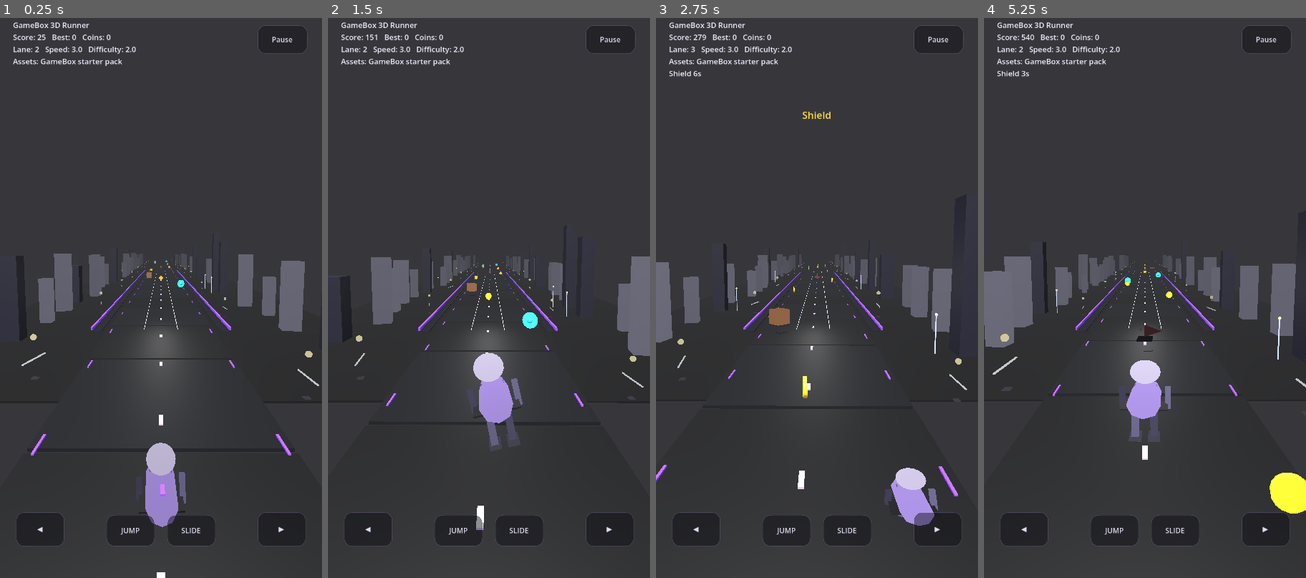
Above: before the commit, frames 1-4 (left to right).
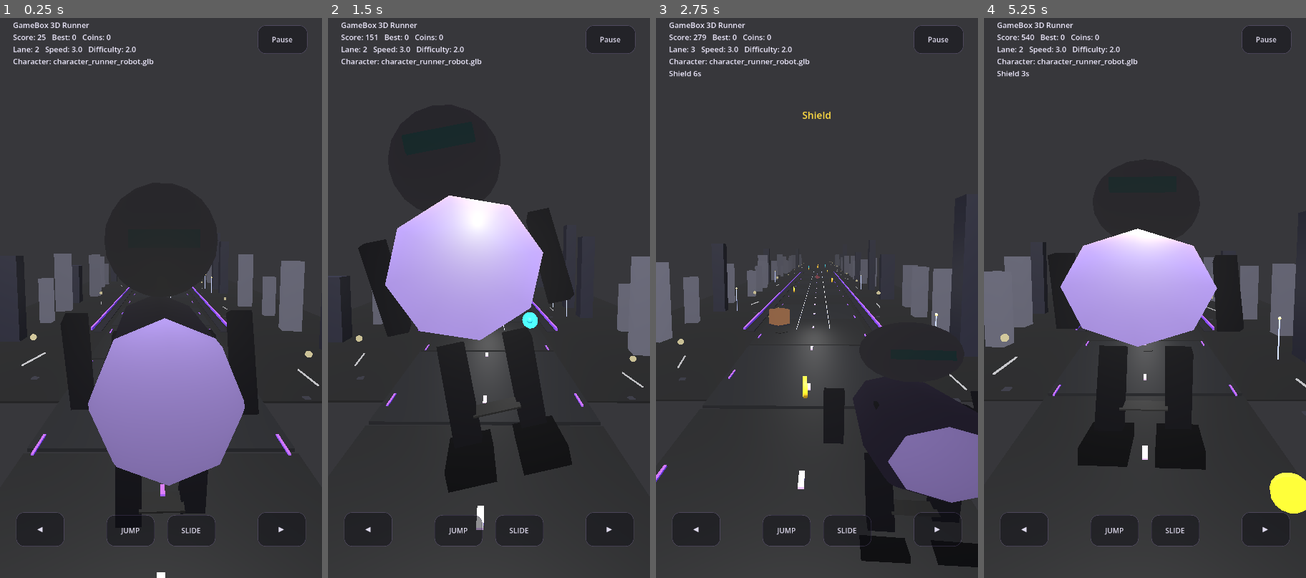
Above: after the commit, the same moments.

Repository: rahul12662006-cloud/GameBox3DRunnerGodot
Game: Godot game, scene res://scenes/Main.tscn
The game is run twice, just before and just after one commit, with the same random seed, the same clock (stepped at 60 frames per second) and the same inputs.
Inputs:
- Up to frame 1 (0.25 s): no input
- Up to frame 2 (1.5 s): hold Right (lane_right) 0.53-1.28 s; hold Shift (slide) 0.53-1.28 s; tap Space (jump) at 0.77 s; hold Left (lane_left) from 1.28 s (still down); tap Shift (slide) at 1.35 s
- Up to frame 3 (2.75 s): tap Space (jump) at 1.52 s; release Left (lane_left) at 2.03 s; hold Right (lane_right) from 2.03 s (still down); hold Shift (slide) from 2.03 s (still down)
- Up to frame 4 (5.25 s): release Shift (slide) at 2.78 s; tap Shift (slide) at 2.85, 4.35 s; tap Space (jump) at 3.02, 3.77, 4.52 s; release Right (lane_right) at 3.53 s; hold Shift (slide) 3.53-4.28 s; hold Left (lane_left) from 3.53 s (still down); hold Shift (slide) from 5.03 s (still down)

The runs differ from the first frame. In frame 1, 14% of the frame differs, in the area x 4-81%, y 7-91%; in frame 2, 18%, in the area x 4-77%, y 7-85%; in frame 3, 7.6%; in frame 4, 15%.

Commit message:
Force load selected Quaternius character

Diff:
--- a/scripts/Main.gd
+++ b/scripts/Main.gd
@@ -64,6 +64,8 @@
 var asset_catalog = {}
 var asset_mode = "built_in_fallback"
 var locked_asset_warnings = []
+var asset_debug_text = ""
+var selected_character_path = ""
 
 func _ready():
 	randomize()
@@ -155,8 +157,13 @@
 		"character": []
 	}
 	locked_asset_warnings.clear()
-
-	# Phase 5A.7A: strict, predictable asset order.
+	asset_debug_text = ""
+	selected_character_path = read_selected_player_path()
+	if selected_character_path != "":
+		register_asset("character", selected_character_path)
+		asset_debug_text = "Selected: " + selected_character_path.get_file()
+
+	# Phase 5A.7C: strict, predictable asset order with explicit selected-player path.
 	# 1) User-provided locked packs are highest priority.
 	# 2) Bundled GameBox starter GLBs are fallback assets.
 	# 3) Old random/vendor scan is intentionally avoided for visuals, because it produced ugly/mismatched output.
@@ -174,7 +181,7 @@
 	for key in asset_catalog.keys():
 		asset_catalog[key].sort()
 		total += asset_catalog[key].size()
-	if has_locked_character():
+	if selected_character_path != "" or has_locked_character():
 		asset_mode = "locked_character_pack"
 	elif total > 0:
 		asset_mode = "gamebox_starter_pack"
@@ -185,6 +192,64 @@
 		locked_asset_warnings.append("Drop Quaternius fantasy .glb/.gltf files into assets/gamebox_locked/player/quaternius_fantasy/")
 	else:
 		print("GameBox locked character selected: ", preferred_asset_path("character"))
+
+
+func read_selected_player_path():
+	var marker_paths = [
+		"res://assets/gamebox_locked/player/quaternius_fantasy/SELECTED_PLAYER_PATH.txt",
+		"res://assets/gamebox_locked/player/SELECTED_PLAYER_PATH.txt"
+	]
+	for marker in marker_paths:
+		if FileAccess.file_exists(marker):
+			var text = FileAccess.get_file_as_string(marker).strip_edges()
+			if text != "":
+				text = text.replace("\\", "/")
+				if text.begins_with("res://"):
+					return text
+				return "res://" + text
+	return ""
+
+func try_load_scene_or_mesh(path):
+	if path == "":
+		return null
+	if not ResourceLoader.exists(path):
+		print("GameBox selected character not in ResourceLoader: ", path)
+		return null
+	var res = load(path)
+	if res == null:
+		print("GameBox selected character load returned null: ", path)
+		return null
+	if res is PackedScene:
+		return res.instantiate()
+	if res is Mesh:
+		var m = MeshInstance3D.new()
+		m.mesh = res
+		return m
+	print("GameBox selected character unsupported resource type: ", path, " type=", typeof(res))
+	return null
+
+func create_locked_character_instance():
+	var paths_to_try = []
+	if selected_character_path != "":
+		paths_to_try.append(selected_character_path)
+	if has_asset("character"):
+		for path in asset_catalog["character"]:
+			if not paths_to_try.has(path):
+				paths_to_try.append(path)
+	for path in paths_to_try:
+		var node = try_load_scene_or_mesh(path)
+		if node != null:
+			node.name = "LockedCharacterModel"
+			node.rotation_degrees.y += 180.0
+			fit_visual_model_to_height(node, 1.62, -0.52)
+			asset_mode = "locked_character_loaded"
+			asset_debug_text = "Character: " + path.get_file()
+			print("GameBox locked character loaded: ", path)
+			return node
+	if paths_to_try.size() > 0:
+		asset_debug_text = "Character failed: " + paths_to_try[0].get_file()
+		print("GameBox locked character failed. Tried: ", paths_to_try)
+	return null
 
 func scan_asset_dir(dir_path):
 	var dir = DirAccess.open(dir_path)
@@ -582,9 +647,10 @@
 	player_root.add_child(player_body)
 	add_box("PlayerShadow", Vector3(0, -0.43, 0.10), Vector3(0.66, 0.025, 0.42), mats["shadow"], player_body)
 
-	# Phase 5A.7A: prefer locked Quaternius fantasy/player assets. Fallback remains code-only.
-	var imported_player = instantiate_asset_model("character", player_body, Vector3(0, -0.34, -0.04), Vector3(1.0, 1.0, 1.0), Vector3(0, 180, 0))
+	# Phase 5A.7C: force-load the selected full Quaternius outfit first.
+	var imported_player = create_locked_character_instance()
 	if imported_player != null:
+		player_body.add_child(imported_player)
 		player_head = null
 		player_arm_l = null
 		player_arm_r = null
@@ -878,8 +944,10 @@
 func update_hud():
 	var score = int(distance_score)
 	hud_label.text = "%s\nScore: %d   Best: %d   Coins: %d\nLane: %d   Speed: %s   Difficulty: %s" % [str(config.get("gameName", "3D Runner")), score, best_score, coins, lane_index + 1, str(config.get("speed", 3)), str(config.get("difficulty", 2))]
-	if asset_mode == "locked_character_pack":
-		hud_label.text += "\nAssets: Locked character pack"
+	if asset_mode == "locked_character_loaded":
+		hud_label.text += "\n" + asset_debug_text
+	elif asset_mode == "locked_character_pack":
+		hud_label.text += "\nAssets: Locked pack found • " + asset_debug_text
 	elif asset_mode == "gamebox_starter_pack":
 		hud_label.text += "\nAssets: GameBox starter pack"
 	elif locked_asset_warnings.size() > 0:
